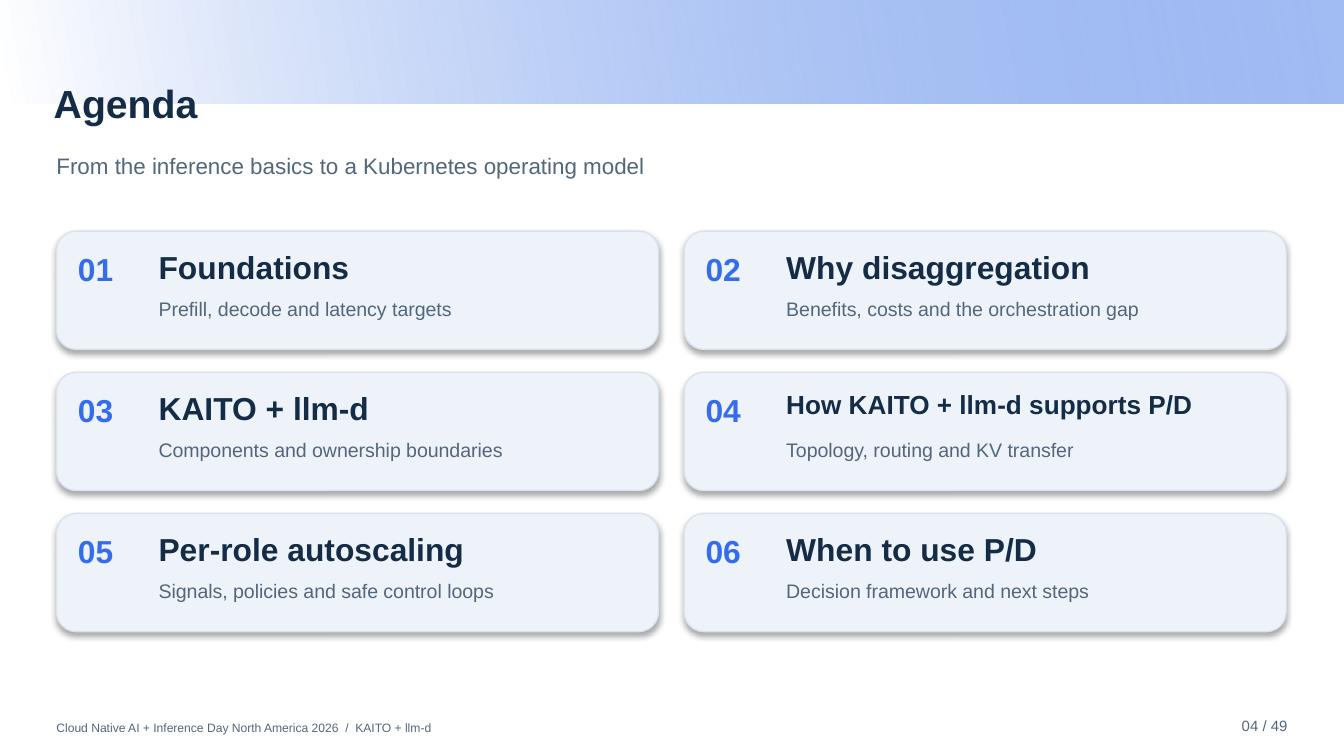
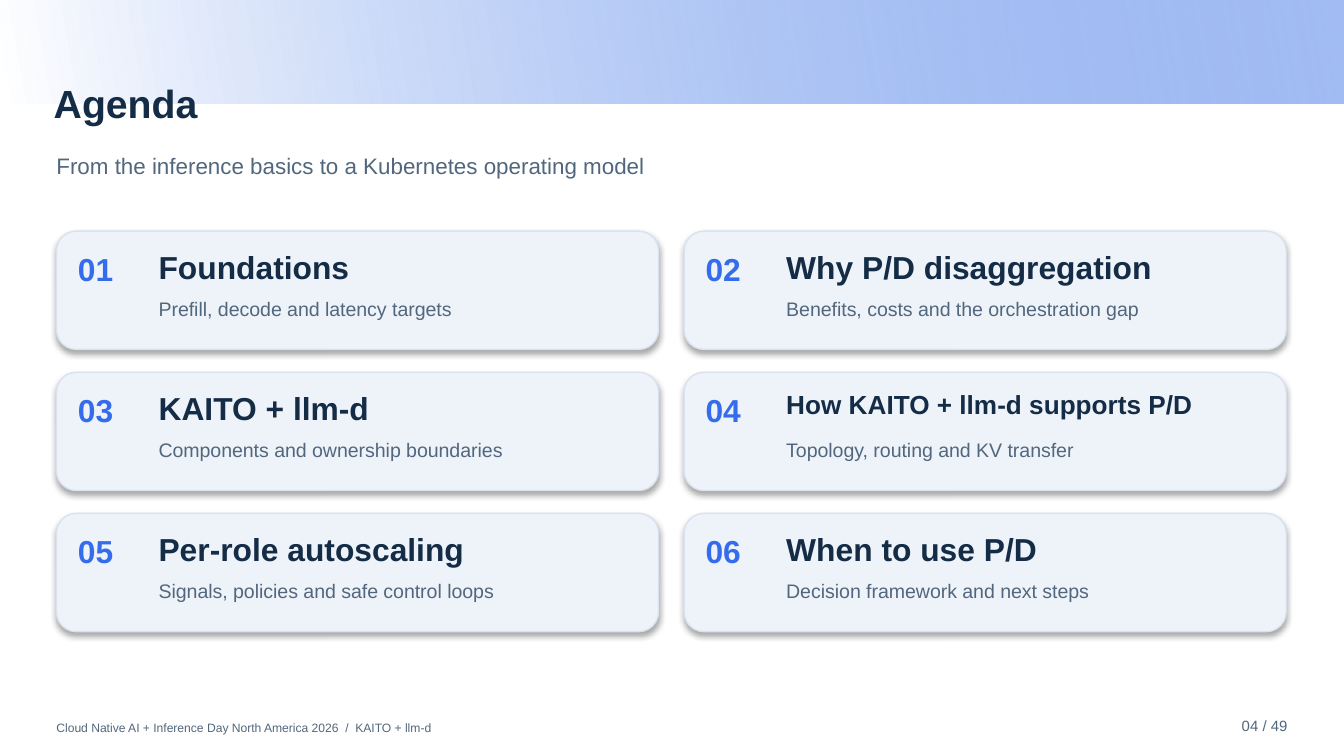
Before and after one commit to andyzhangx/demo, a slide deck: slide 4 of llm/pd-disaggregation/kubecon-na-2026-pd-disaggregation-kaito-llmd.pptx. Drawn at 1344x756 pixels with LibreOffice and Linux fonts; fonts in the diff are those of the drawing; background and template pictures are left out. Boxes give left, top, right and bottom in pixels: in the first picture for what was removed or moved away, otherwise in the second. Text is boxed around its words. In the diff, an @@ line names an element or a change of style, - is before the commit and + after.

Commit message:
Clarify P/D disaggregation motivation in agenda

```diff
--- a/llm/pd-disaggregation/kubecon-na-2026-pd-disaggregation-kaito-llmd.pptx
+++ b/llm/pd-disaggregation/kubecon-na-2026-pd-disaggregation-kaito-llmd.pptx
@@ text at [786, 256, 1152, 284]: text changed @@
-Why disaggregation
+Why P/D disaggregation
```
